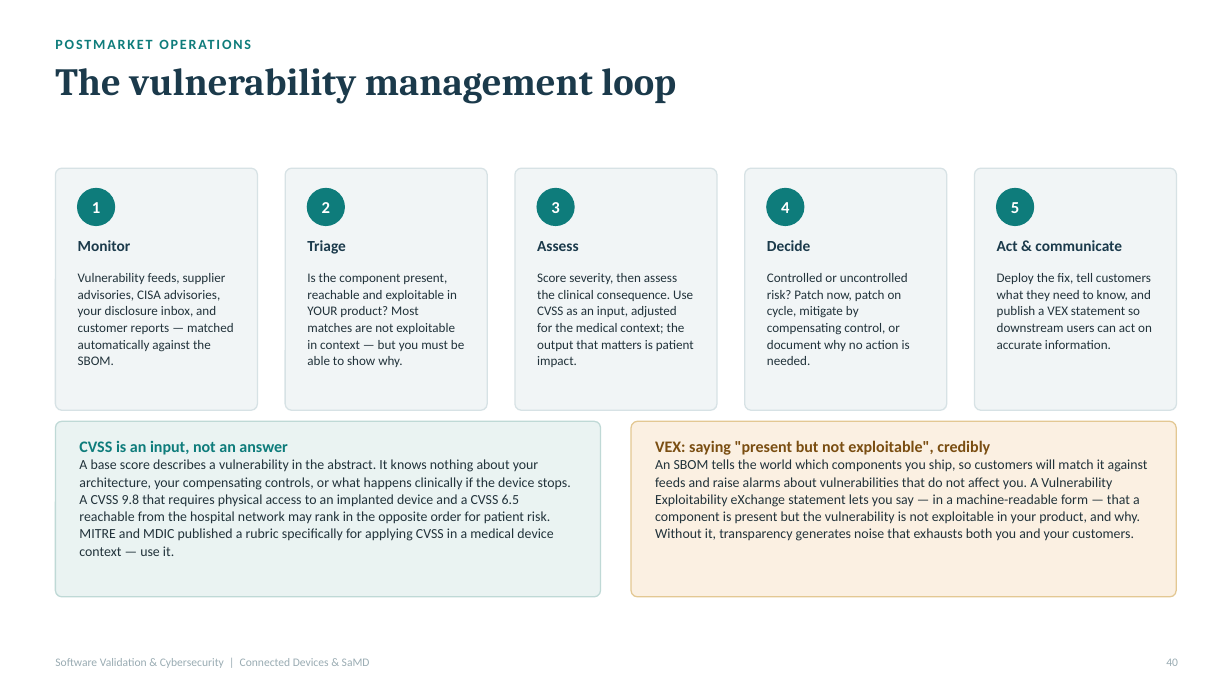
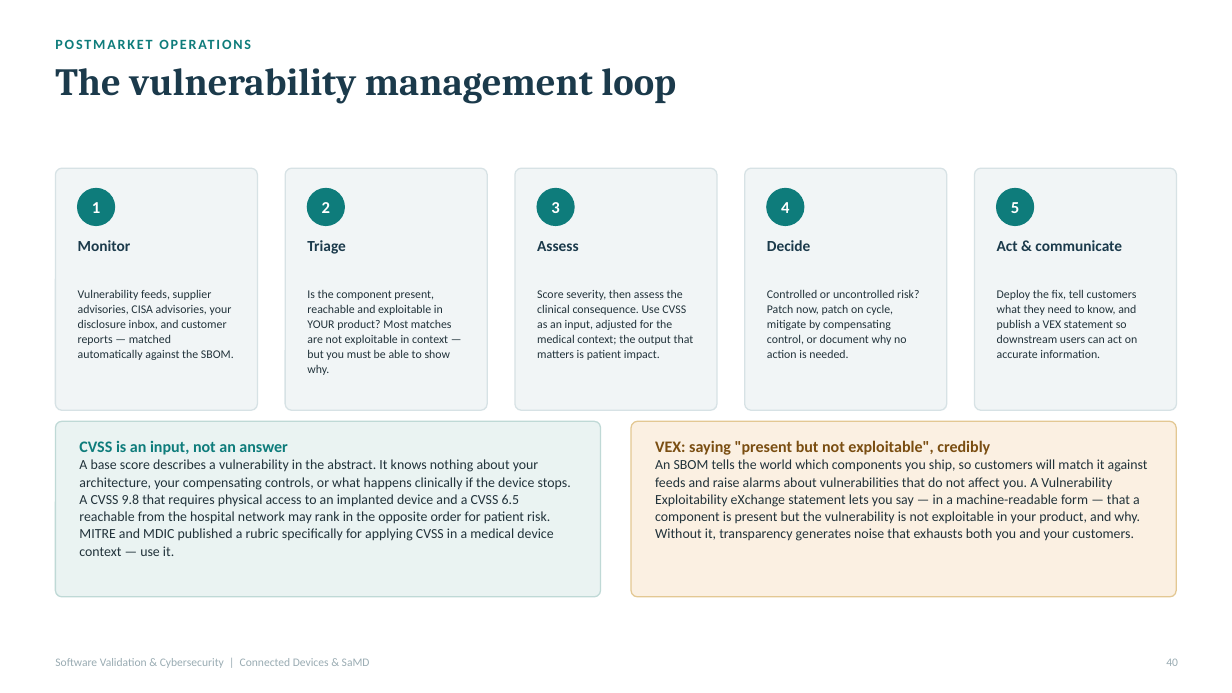
Before and after one commit to Jordantelder/my-website, a slide deck: slide 40 of seminars/software-validation-cybersecurity/Software_Validation_and_Cybersecurity_Seminar.pptx. Drawn at 1232x693 pixels with LibreOffice and Linux fonts; fonts in the diff are those of the drawing. Boxes give left, top, right and bottom in pixels: in the first picture for what was removed or moved away, otherwise in the second. Text is boxed around its words. In the diff, an @@ line names an element or a change of style, - is before the commit and + after.

```diff
--- a/seminars/software-validation-cybersecurity/Software_Validation_and_Cybersecurity_Seminar.pptx
+++ b/seminars/software-validation-cybersecurity/Software_Validation_and_Cybersecurity_Seminar.pptx
@@ text "Vulnerability feeds, supplier advisories, CISA ..." moved from (x1=78, y1=273, x2=234, y2=365) to (x1=78, y1=290, x2=234, y2=360) @@
@@ text "Is the component present, reachable ..." moved from (x1=307, y1=273, x2=464, y2=367) to (x1=307, y1=290, x2=452, y2=375) @@
@@ text "Score severity, then assess the ..." moved from (x1=537, y1=273, x2=694, y2=367) to (x1=537, y1=290, x2=694, y2=360) @@
@@ text "Controlled or uncontrolled risk? Patch ..." moved from (x1=767, y1=273, x2=910, y2=365) to (x1=767, y1=290, x2=919, y2=358) @@
@@ size 10.2 to 9.2 pt in 5 elements at (x1=78, y1=290, x2=234, y2=360), (x1=307, y1=290, x2=452, y2=375), (x1=537, y1=290, x2=694, y2=360), (x1=767, y1=290, x2=919, y2=358), (x1=997, y1=290, x2=1137, y2=358) @@
@@ text "Deploy the fix, tell customers ..." moved from (x1=997, y1=273, x2=1152, y2=349) to (x1=997, y1=290, x2=1137, y2=358) @@
```
Also in this commit, not shown: 7 other slides changed.
